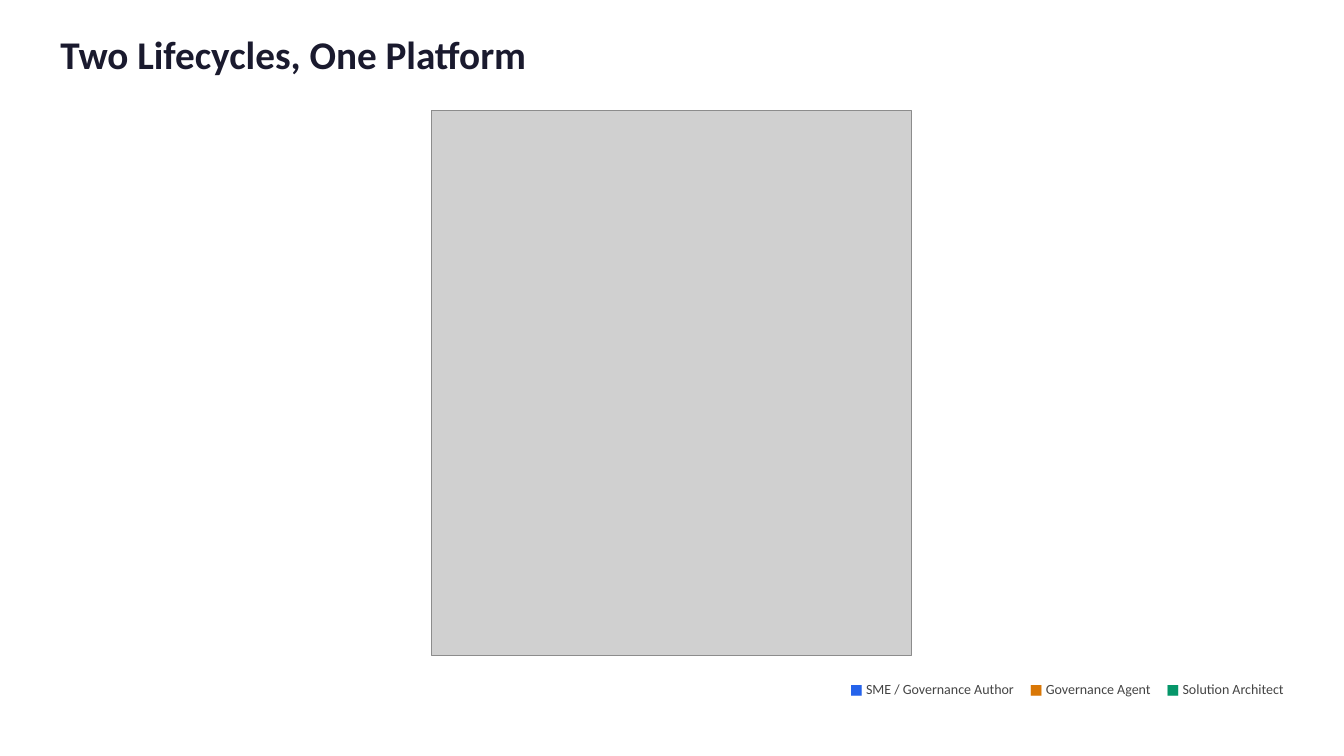
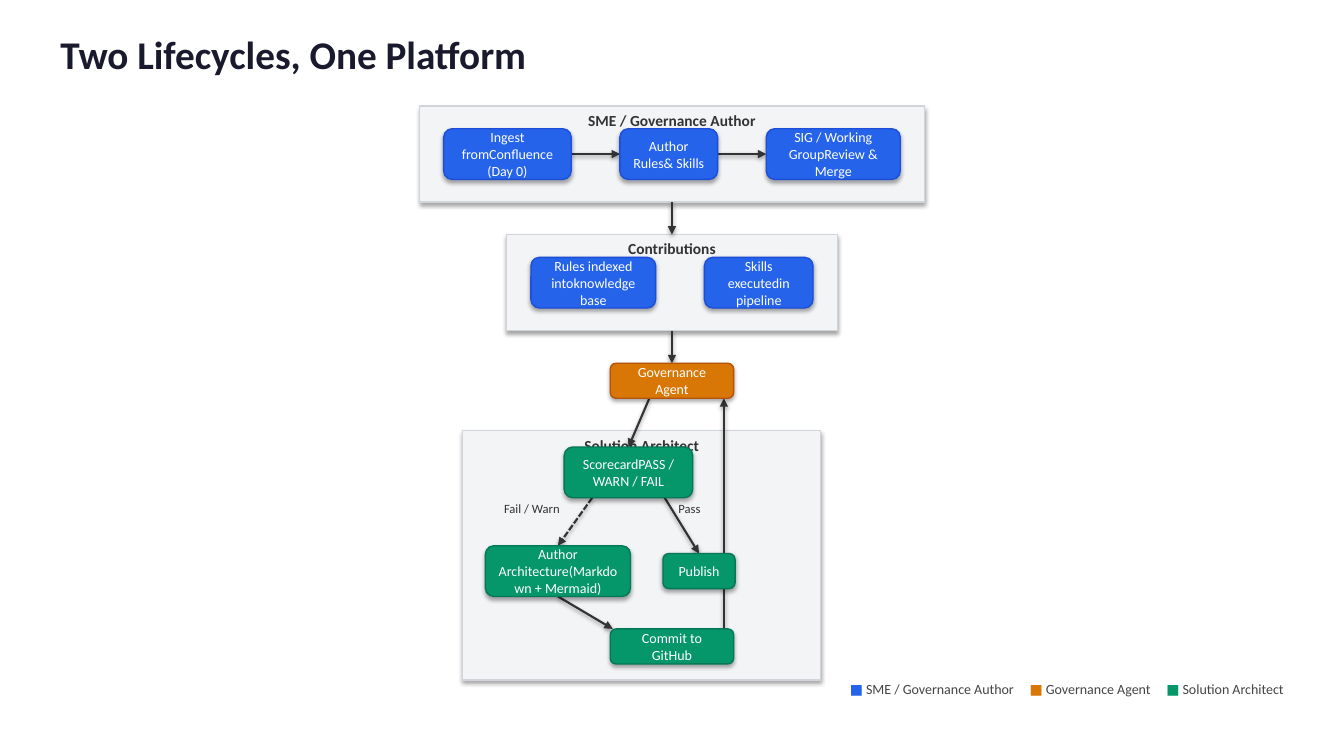
Before and after one commit to byrash/architecture-governance, a slide deck: slide 4 of output/architecture-governance-lifecycle.pptx. Drawn at 1344x756 pixels with LibreOffice and Linux fonts; fonts in the diff are those of the drawing; grey boxes stand for pictures. Boxes give left, top, right and bottom in pixels: in the first picture for what was removed or moved away, otherwise in the second. Text is boxed around its words. In the diff, an @@ line names an element or a change of style, - is before the commit and + after.

```diff
--- a/output/architecture-governance-lifecycle.pptx
+++ b/output/architecture-governance-lifecycle.pptx
@@ rectangle added at (419,106,925,202), fill #F3F4F6, outline #D1D5DB 1 pt, 11 pt, text #333333, bold @@
+SME / Governance Author
@@ picture removed at (433,111,912,655) @@
@@ rounded rectangle added at (444,129,571,179), fill #2563EB, outline #1D4ED8 1 pt, 10 pt, text #FFFFFF @@
+Ingest fromConfluence (Day 0)
@@ rounded rectangle added at (620,129,718,179), fill #2563EB, outline #1D4ED8 1 pt, 10 pt, text #FFFFFF @@
+Author Rules& Skills
@@ rounded rectangle added at (766,129,900,179), fill #2563EB, outline #1D4ED8 1 pt, 10 pt, text #FFFFFF @@
+SIG / Working GroupReview & Merge
@@ arrow added from (572, 154) to (620, 154), #333333 1.5 pt @@
@@ arrow added from (718, 154) to (766, 154), #333333 1.5 pt @@
@@ arrow added from (673, 203) to (673, 235), #333333 1.5 pt @@
@@ rectangle added at (507,235,838,331), fill #F3F4F6, outline #D1D5DB 1 pt, 11 pt, text #333333, bold @@
+Contributions
@@ rounded rectangle added at (531,257,656,308), fill #2563EB, outline #1D4ED8 1 pt, 10 pt, text #FFFFFF @@
+Rules indexed intoknowledge base
@@ rounded rectangle added at (705,257,814,308), fill #2563EB, outline #1D4ED8 1 pt, 10 pt, text #FFFFFF @@
+Skills executedin pipeline
@@ arrow added from (673, 331) to (673, 363), #333333 1.5 pt @@
@@ rounded rectangle added at (610,363,733,398), fill #D97706, outline #B45309 1 pt, 10 pt, text #FFFFFF @@
+Governance Agent
@@ arrow added from (649, 398) to (628, 447), #333333 1.5 pt @@
@@ arrow added from (724, 629) to (724, 398), #333333 1.5 pt @@
@@ rectangle added at (463,431,821,680), fill #F3F4F6, outline #D1D5DB 1 pt, 11 pt, text #333333, bold @@
+Solution Architect
@@ rounded rectangle added at (565,447,694,497), fill #059669, outline #047857 1 pt, 10 pt, text #FFFFFF @@
+ScorecardPASS / WARN / FAIL
@@ text added at (504,504,560,513), 9 pt, text #333333 @@
+Fail / Warn
@@ arrow added from (593, 498) to (558, 545), #333333 1.5 pt dashed @@
@@ arrow added from (664, 498) to (699, 554), #333333 1.5 pt @@
@@ text added at (678,505,700,513), 9 pt, text #333333 @@
+Pass
@@ rounded rectangle added at (485,545,630,596), fill #059669, outline #047857 1 pt, 10 pt, text #FFFFFF @@
+Author Architecture(Markdown + Mermaid)
@@ rounded rectangle added at (663,554,736,589), fill #059669, outline #047857 1 pt, 10 pt, text #FFFFFF @@
+Publish
@@ arrow added from (558, 597) to (613, 629), #333333 1.5 pt @@
@@ rounded rectangle added at (610,629,733,664), fill #059669, outline #047857 1 pt, 10 pt, text #FFFFFF @@
+Commit to GitHub
```
Also in this commit, not shown: 9 other slides changed, 22 other files.
